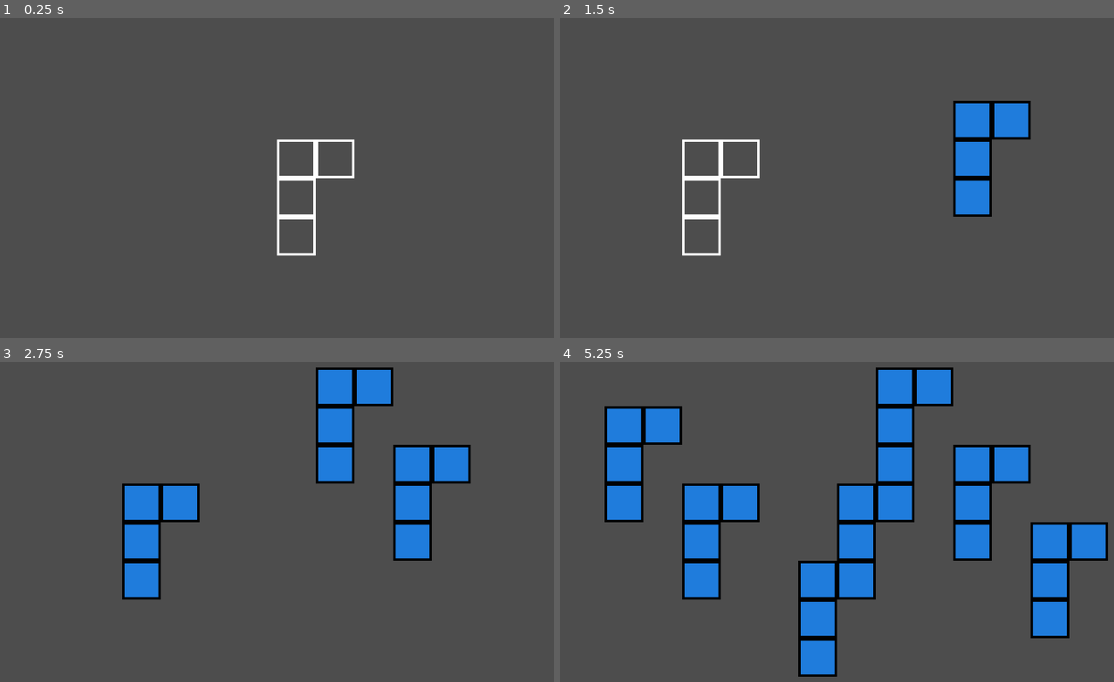
Above: before the commit, frames 1-4 (two rows, left to right).
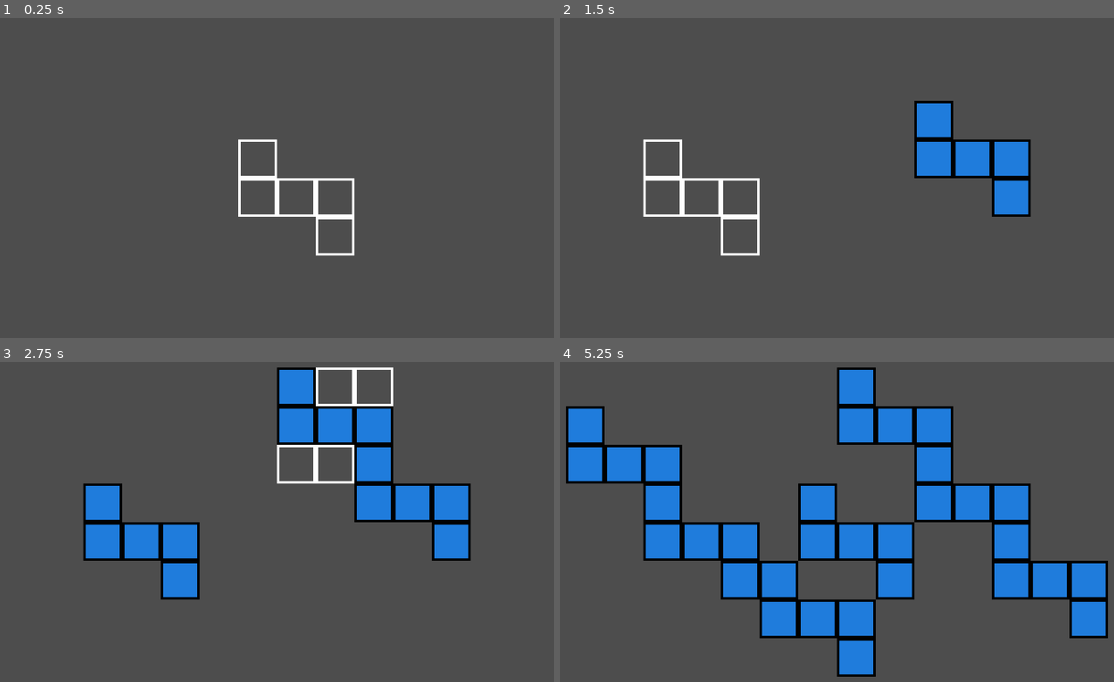
Above: after the commit, the same moments.

Repository: bthaus/Tea-Rex
Game: Godot game, scene res://game_board.tscn
The game is run twice, just before and just after one commit, with the same random seed, the same clock (stepped at 60 frames per second) and the same inputs. The project has no main scene, so this scene is started directly.
Inputs (mouse positions are in pixels of both pictures, inside the frame that each line leads up to):
- Up to frame 1 (0.25 s): no input
- Up to frame 2 (1.5 s): tap Enter at 0.5 s; move the mouse to (992, 162) at 0.52 s; click (992, 162) at 0.6 s; right-click (992, 162) at 0.8 s; tap Space at 1.25 s; move the mouse to (698, 200) at 1.27 s; right-click (698, 200) at 1.35 s
- Up to frame 3 (2.75 s): click (138, 544) at 1.55 s; tap Enter at 2 s; move the mouse to (349, 438) at 2.02 s; click (349, 438) at 2.1 s; right-click (349, 438) at 2.3 s
- Up to frame 4 (5.25 s): tap Space at 2.75, 4.25 s; move the mouse to (803, 602) at 2.77 s; right-click (803, 602) at 2.85 s; click (803, 602) at 3.05 s; tap Enter at 3.5 s; move the mouse to (1047, 582) at 3.52 s; click (1047, 582) at 3.6 s; right-click (1047, 582) at 3.8 s; move the mouse to (626, 464) at 4.27 s; right-click (626, 464) at 4.35 s; click (626, 464) at 4.55 s; move the mouse to (870, 525) at 5.02 s; click (870, 525) at 5.1 s

The runs differ from the first frame. In frame 1, 1.6% of the frame differs, in the area x 42-65%, y 37-75%; in frame 2, 7.5%; in frame 3, 17%; in frame 4, 38%, in the area x 1-99%, y 1-99%.

Commit message:
feat: added block rotation

Diff:
--- a/game_board.gd
+++ b/game_board.gd
@@ -1,30 +1,40 @@
 extends Node2D
 
 
-var block = [Vector2(0,1), Vector2(0,0), Vector2(0,-1), Vector2(1,-1)]
+var block = [Vector2(-1,0), Vector2(-1,-1), Vector2(0,0), Vector2(1,0), Vector2(1,1)]
 var board_width = 32
 var board_height = 32
 
 const SELECTION_LAYER = 0
 const BLOCK_LAYER = 1
 
-
 func _process(delta):
 	$Board.clear_layer(SELECTION_LAYER)
 	var board_pos = $Board.local_to_map(get_local_mouse_position())
 	_draw_block(block, board_pos, 0, SELECTION_LAYER)
-	#var mouse_pos = get_local_mouse_position()
-	#var board_pos = $Board.local_to_map(mouse_pos)
-	#$Board.set_cell(0, board_pos, 0, Vector2(0,0))
-
+	print(block)
 
 func _input(event):
 	if Input.is_action_just_pressed("left_click"):
 		var board_pos = $Board.local_to_map(get_local_mouse_position())
 		_draw_block(block, board_pos, 1, BLOCK_LAYER)
-		print(board_pos)
+
+	if Input.is_action_just_pressed("right_click"):
+		block = _rotate_block(block)
 
 func _draw_block(block: PackedVector2Array, position: Vector2, id: int, layer: int):
 	var test = 0
 	for piece in block:
 		$Board.set_cell(layer, Vector2(piece.x + position.x, piece.y + position.y), id, Vector2(0,0))
+
+#Rotates all the pieces of a block from the origin point (0,0)
+func _rotate_block(block: PackedVector2Array):
+	for i in block.size():
+		var piece = block[i]
+		piece.y *= -1 #Vector has positive side upwards, exactly opposite of tilemap
+		piece = piece.rotated(deg_to_rad(-90)) #This method rotates counter-clockwise, so we need to add the sign
+		piece.y *= -1 #Convert back
+		piece.x = round(piece.x)
+		piece.y = round(piece.y)
+		block[i] = piece
+	return block
